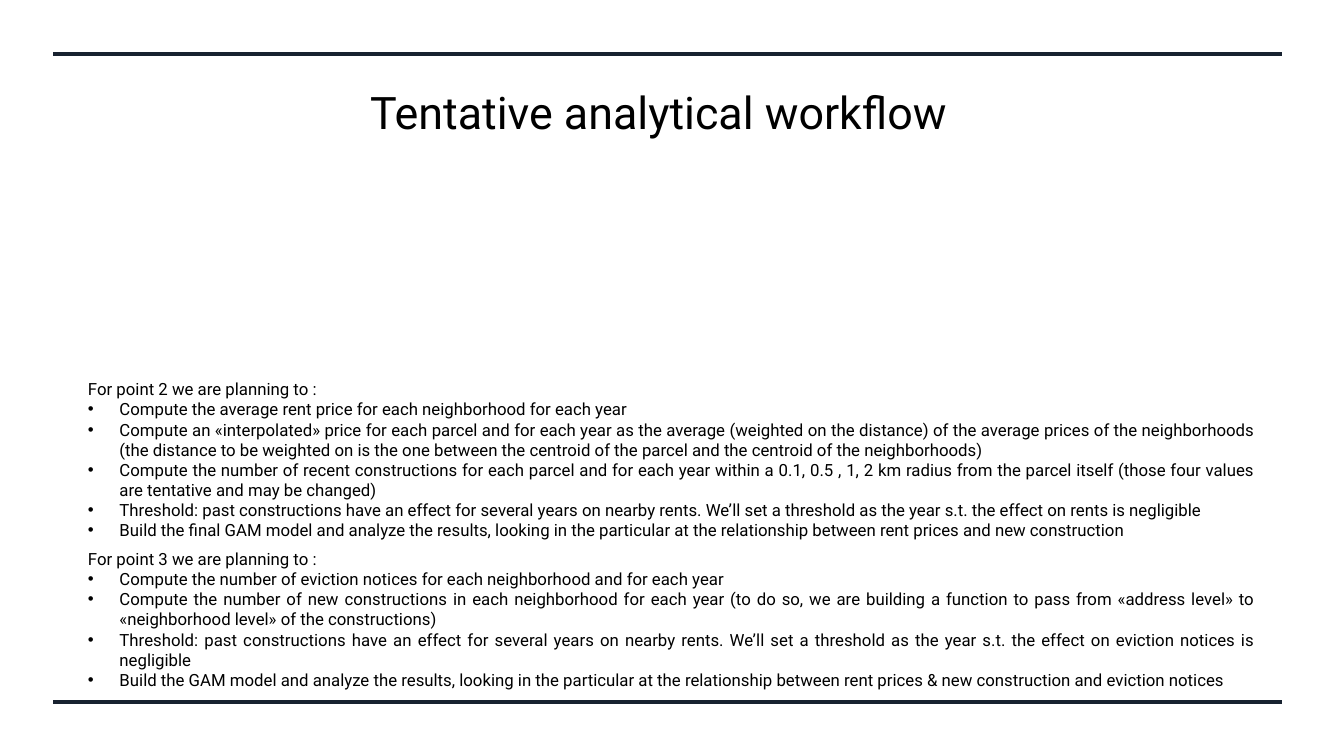
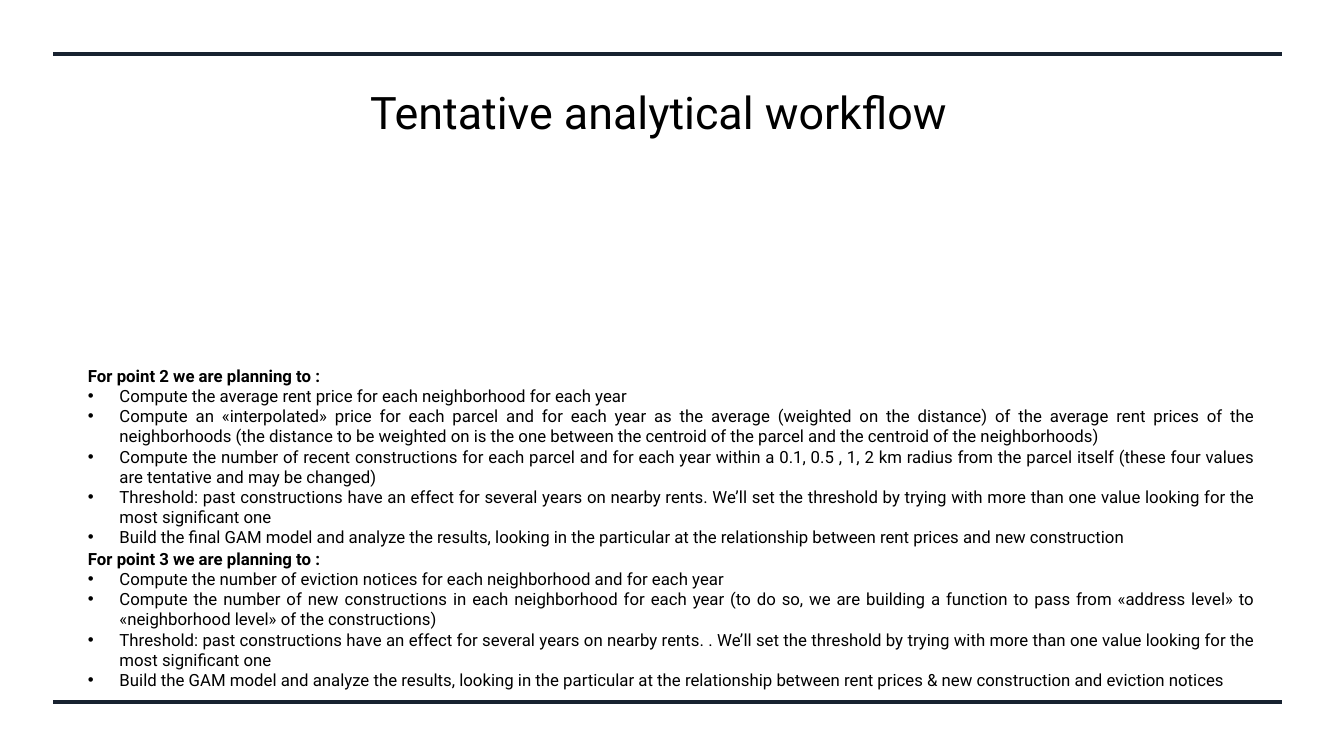
Before and after one commit to pietrobogani/SF-houses, a slide deck: slide 4 of ppt_parziale.pptx. Drawn at 1344x756 pixels with LibreOffice and Linux fonts; fonts in the diff are those of the drawing; grey boxes stand for pictures. Boxes give left, top, right and bottom in pixels: in the first picture for what was removed or moved away, otherwise in the second. Text is boxed around its words. In the diff, an @@ line names an element or a change of style, - is before the commit and + after.

```diff
--- a/ppt_parziale.pptx
+++ b/ppt_parziale.pptx
@@ text "For point 2 we are ...": place and size @@
-text "For point 2 we are ..." at (88, 382, 1254, 540)
+text "For point 2 we are ..." at (88, 369, 1254, 547)
@@ text at (88, 369, 311, 386): bold on in "For point 2 we are planning to ..." @@
@@ text at (119, 408, 1254, 527): text changed @@
-• Compute an «interpolated» price for each parcel and for each year as the average (weighted on the distance) of the average prices of the neighborhoods (the distance to be weighted on is the one between the centroid of the parcel and the centroid of the neighborhoods)
-• Compute the number of recent constructions for each parcel and for each year within a 0.1, 0.5 , 1, 2 km radius from the parcel itself (those four values are tentative and may be changed)
-• Threshold: past constructions have an effect for several years on nearby rents. We’ll set a threshold as the year s.t. the effect on rents is negligible
+• Compute an «interpolated» price for each parcel and for each year as the average (weighted on the distance) of the average rent prices of the neighborhoods (the distance to be weighted on is the one between the centroid of the parcel and the centroid of the neighborhoods)
+• Compute the number of recent constructions for each parcel and for each year within a 0.1, 0.5 , 1, 2 km radius from the parcel itself (these four values are tentative and may be changed)
+• Threshold: past constructions have an effect for several years on nearby rents. We’ll set the threshold by trying with more than one value looking for the most significant one
@@ text at (88, 552, 311, 569): bold on in "For point 3 we are planning to ..." @@
@@ text at (119, 633, 1254, 670): text changed @@
-• Threshold: past constructions have an effect for several years on nearby rents. We’ll set a threshold as the year s.t. the effect on eviction notices is negligible
+• Threshold: past constructions have an effect for several years on nearby rents. . We’ll set the threshold by trying with more than one value looking for the most significant one
```
Also in this commit, not shown: 1 other file.
